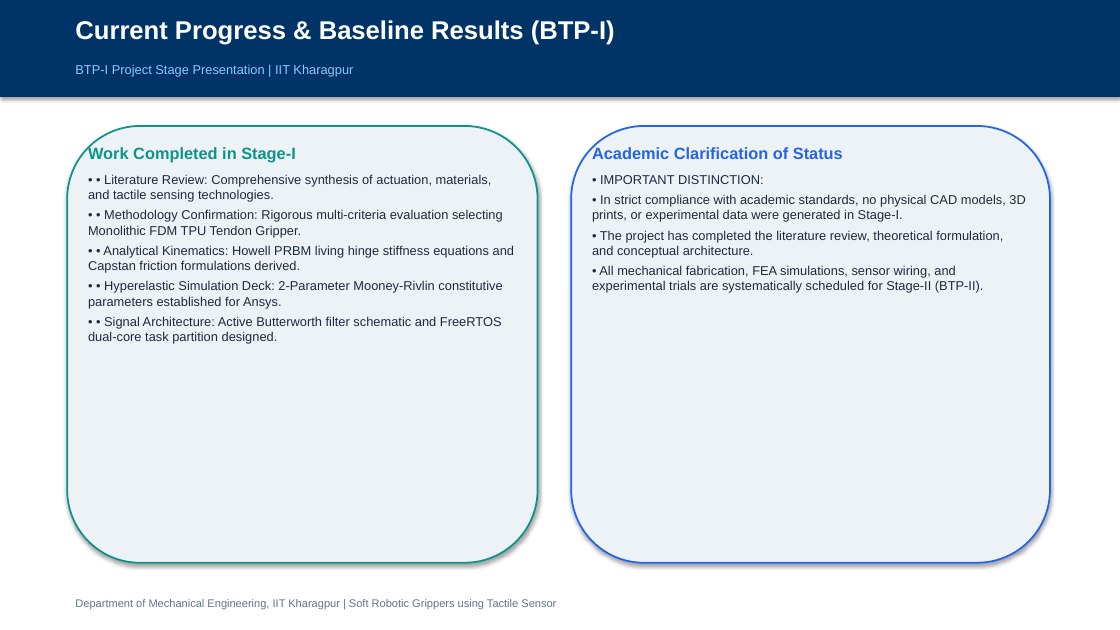
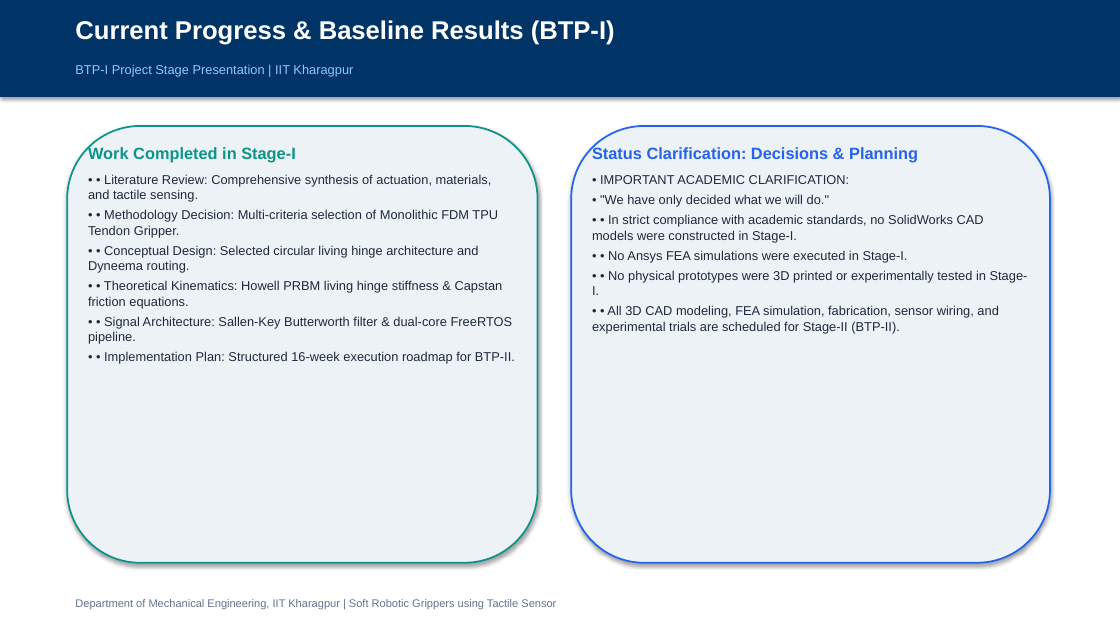
Before and after one commit to Saurx9611/BTP, a slide deck: slide 14 of Final Deliverables/BTP_Presentation_Soft_Robotic_Gripper.pptx. Drawn at 1120x630 pixels with LibreOffice and Linux fonts; fonts in the diff are those of the drawing. Boxes give left, top, right and bottom in pixels: in the first picture for what was removed or moved away, otherwise in the second. Text is boxed around its words. In the diff, an @@ line names an element or a change of style, - is before the commit and + after.

```diff
--- a/Final Deliverables/BTP_Presentation_Soft_Robotic_Gripper.pptx
+++ b/Final Deliverables/BTP_Presentation_Soft_Robotic_Gripper.pptx
@@ text at <box>592,145,1028,333</box>: text changed @@
-Academic Clarification of Status
-• IMPORTANT DISTINCTION:
-• In strict compliance with academic standards, no physical CAD models, 3D prints, or experimental data were generated in Stage-I.
-• The project has completed the literature review, theoretical formulation, and conceptual architecture.
-• All mechanical fabrication, FEA simulations, sensor wiring, and experimental trials are systematically scheduled for Stage-II (BTP-II).
+Status Clarification: Decisions & Planning
+• IMPORTANT ACADEMIC CLARIFICATION:
+• "We have only decided what we will do."
+• • In strict compliance with academic standards, no SolidWorks CAD models were constructed in Stage-I.
+• • No Ansys FEA simulations were executed in Stage-I.
+• • No physical prototypes were 3D printed or experimentally tested in Stage-I.
+• • All 3D CAD modeling, FEA simulation, fabrication, sensor wiring, and experimental trials are scheduled for Stage-II (BTP-II).
@@ text at <box>88,174,515,364</box>: text changed @@
-• • Literature Review: Comprehensive synthesis of actuation, materials, and tactile sensing technologies.
-• • Methodology Confirmation: Rigorous multi-criteria evaluation selecting Monolithic FDM TPU Tendon Gripper.
-• • Analytical Kinematics: Howell PRBM living hinge stiffness equations and Capstan friction formulations derived.
-• • Hyperelastic Simulation Deck: 2-Parameter Mooney-Rivlin constitutive parameters established for Ansys.
-• • Signal Architecture: Active Butterworth filter schematic and FreeRTOS dual-core task partition designed.
+• • Literature Review: Comprehensive synthesis of actuation, materials, and tactile sensing.
+• • Methodology Decision: Multi-criteria selection of Monolithic FDM TPU Tendon Gripper.
+• • Conceptual Design: Selected circular living hinge architecture and Dyneema routing.
+• • Theoretical Kinematics: Howell PRBM living hinge stiffness & Capstan friction equations.
+• • Signal Architecture: Sallen-Key Butterworth filter & dual-core FreeRTOS pipeline.
+• • Implementation Plan: Structured 16-week execution roadmap for BTP-II.
```
Also in this commit, not shown: 2 other slides changed, 20 other files.
